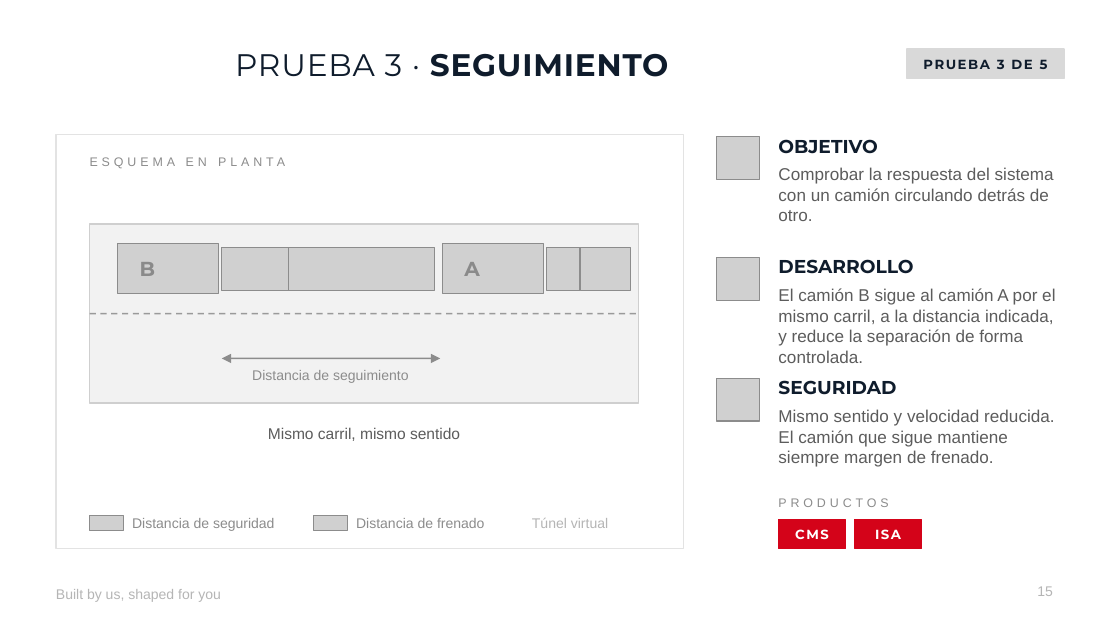
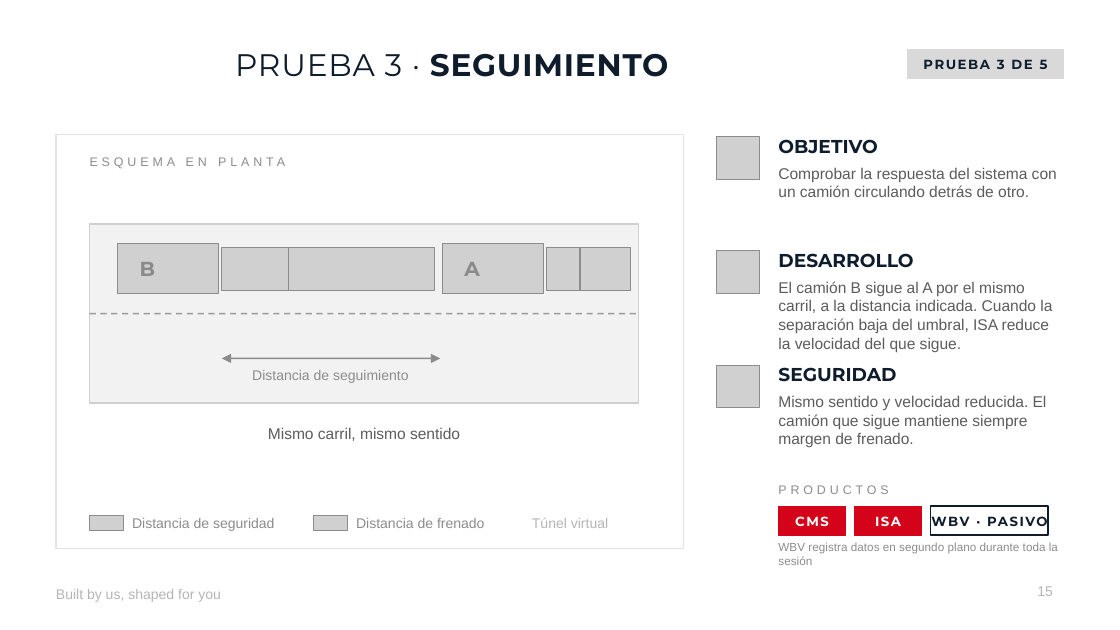
Before and after one commit to jgarciam4678/MITREPO, a slide deck: slide 15 of entregables/Pruebas_Madrid_TORSA.pptx. Drawn at 1120x630 pixels with LibreOffice and Linux fonts; fonts in the diff are those of the drawing; grey boxes stand for pictures; background and template pictures are left out. Boxes give left, top, right and bottom in pixels: in the first picture for what was removed or moved away, otherwise in the second. Text is boxed around its words. In the diff, an @@ line names an element or a change of style, - is before the commit and + after.

```diff
--- a/entregables/Pruebas_Madrid_TORSA.pptx
+++ b/entregables/Pruebas_Madrid_TORSA.pptx
@@ text "Comprobar la respuesta del sistema ..." at box(778, 167, 1057, 197): size 11 to 10 pt @@
@@ picture: place and size @@
-picture at box(717, 258, 759, 300)
+picture at box(717, 251, 759, 293)
@@ text "DESARROLLO": place and size @@
-text "DESARROLLO" at box(778, 259, 913, 274)
+text "DESARROLLO" at box(778, 253, 913, 268)
@@ text at box(778, 281, 1052, 352): text changed; size 11 to 10 pt @@
-El camión B sigue al camión A por el mismo carril, a la distancia indicada, y reduce la separación de forma controlada.
+El camión B sigue al A por el mismo carril, a la distancia indicada. Cuando la separación baja del umbral, ISA reduce la velocidad del que sigue.
@@ text "Mismo sentido y velocidad reducida. ..." at box(778, 395, 1047, 447): size 11 to 10 pt @@
@@ text "PRODUCTOS": place and size @@
-text "PRODUCTOS" at box(778, 498, 888, 507)
+text "PRODUCTOS" at box(778, 485, 888, 494)
@@ rectangle at box(778, 506, 846, 535): outline #D40319 1 pt to #D40319 0.75 pt @@
@@ 4 texts, 2 rectangles, 1 picture: place and size @@
-4 texts, 2 rectangles, 1 picture at box(717, 379, 1054, 549)
+4 texts, 2 rectangles, 1 picture at box(717, 365, 1047, 535)
@@ rectangle at box(855, 506, 922, 535): outline #D40319 1 pt to #D40319 0.75 pt @@
@@ rectangle added at box(931, 506, 1048, 535), fill #FFFFFF, outline #0F1C2C 1 pt @@
@@ text added at box(931, 506, 1048, 535), 8.5 pt, text #0F1C2C, bold @@
+WBV · PASIVO
@@ text added at box(778, 542, 1058, 565), 7.5 pt, text #8C8C8C @@
+WBV registra datos en segundo plano durante toda la sesión
```
Also in this commit, not shown: 12 other slides changed, 2 slides added, 2 slides removed, 1 other file.
